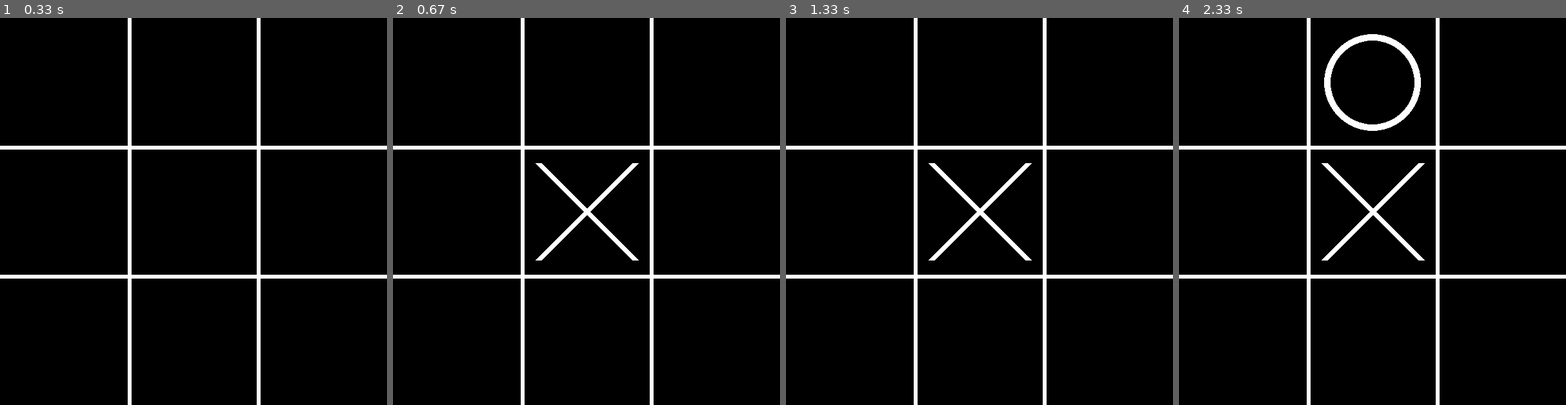
Above: before the commit, frames 1-4 (left to right).
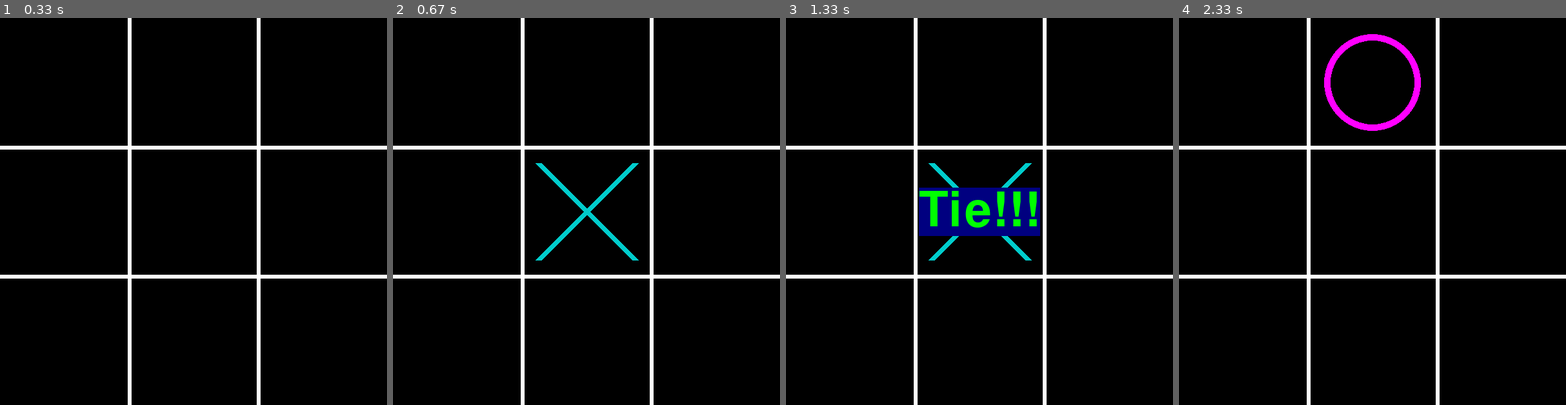
Above: after the commit, the same moments.

Repository: nanutnutna/pygame
Game: pygame game, started from main.py
Same seed, same stepped clock (60 frames per second), same inputs: the game is played once before the commit and once after it.
Inputs (mouse positions are in pixels of both pictures, inside the frame that each line leads up to):
- Up to frame 1 (0.33 s): no input
- Up to frame 2 (0.67 s): click (586, 211) at 0.38 s
- Up to frame 3 (1.33 s): click (979, 234) at 0.72 s
- Up to frame 4 (2.33 s): hold R 1.5-1.97 s; click (1380, 79) at 2.05 s

Frame 1 is identical in both runs. In frame 2, 0.8% of the frame differs, in the area x 36-64%, y 37-63%; in frame 3, 4.3%, in the area x 34-66%, y 37-63%; in frame 4, 2.0%.

Commit message:
tic-tac-toe

Diff:
--- a/main.py
+++ b/main.py
@@ -1,4 +1,5 @@
 import pygame
+import sys
 
 pygame.init()
 pygame.display.set_caption("Tic-Tac-Toe")
@@ -14,11 +15,13 @@
 RED = (255, 0, 0)
 GREEN = (0, 255, 0)
 BLUE = (0, 0, 128)
+WHITE = (255, 255, 255)
+BLACK = (0, 0, 0)
 
-board = [[None]*CH for _ in range(CH)]
+BOARD = [[None]*CH for _ in range(CH)]
 
 def empty(x,y):
-    if board[x][y] == None:
+    if BOARD[x][y] == None:
         return True
     return False
 
@@ -34,75 +37,101 @@
 def draw_symbol(x_,y_,player):
     point = {(0,0):(1,1),(0,1):(1,3),(0,2):(1,5),(1,0):(3,1),(1,1):(3,3),(1,2):(3,5),(2,0):(5,1),(2,1):(5,3),(2,2):(5,5)}
     x,y = point[(x_,y_)]
-    color = (255,255,255)
+    o_color = (255,0,255)
+    x_color = (0,204,204)
     if player == 'O':
-        pygame.draw.circle(frame,color,(HIGHT*x//6,WIDTH*y//6),width=LINE_WIDTH,radius=RADIUS)
+        pygame.draw.circle(frame, o_color, (HIGHT*x//6,WIDTH*y//6), width=LINE_WIDTH, radius=RADIUS)
     else:
         p1,p2 = (HIGHT*x//6,WIDTH*y//6)
-        pygame.draw.lines(frame, color, True, [(p1-RADIUS,p2-RADIUS),(p1+RADIUS,p2+RADIUS)], width=LINE_WIDTH)
-        pygame.draw.lines(frame, color, True, [(p1-RADIUS,p2+RADIUS),(p1+RADIUS,p2-RADIUS)], width=LINE_WIDTH)
+        pygame.draw.lines(frame, x_color, True, [(p1-RADIUS,p2-RADIUS),(p1+RADIUS,p2+RADIUS)], width=LINE_WIDTH)
+        pygame.draw.lines(frame, x_color, True, [(p1-RADIUS,p2+RADIUS),(p1+RADIUS,p2-RADIUS)], width=LINE_WIDTH)
 
 def check_win():
     color = (255,0,0)
     WIN_LINE=15
     #vertical
-    if board[0][0] == board[0][1] == board[0][2] and board[0][0] != None:
+    if BOARD[0][0] == BOARD[0][1] == BOARD[0][2] and BOARD[0][0] != None:
         pygame.draw.line(frame, color,(HIGHT//6,0),(HIGHT//6,WIDTH), width=WIN_LINE)
         return True
-    elif board[1][0] == board[1][1] == board[1][2] and board[1][0] != None:
+    elif BOARD[1][0] == BOARD[1][1] == BOARD[1][2] and BOARD[1][0] != None:
         pygame.draw.line(frame, color,(HIGHT*3//6,0),(HIGHT*3//6,WIDTH),width=WIN_LINE)
         return True
-    elif board[2][0] == board[2][1] == board[2][2] and board[2][0] != None:
+    elif BOARD[2][0] == BOARD[2][1] == BOARD[2][2] and BOARD[2][0] != None:
         pygame.draw.line(frame, color,(HIGHT*5//6,0),(HIGHT*5//6,WIDTH),width=WIN_LINE)
         return True
 
     #horizontal
-    elif board[0][0] == board[1][0] == board[2][0] and board[1][0] != None:
+    elif BOARD[0][0] == BOARD[1][0] == BOARD[2][0] and BOARD[1][0] != None:
         pygame.draw.line(frame,color, (0,WIDTH//6),(HIGHT,WIDTH//6), width=WIN_LINE)
         return True
-    elif board[0][1] == board[1][1] == board[2][1] and board[1][1] != None:
+    elif BOARD[0][1] == BOARD[1][1] == BOARD[2][1] and BOARD[1][1] != None:
         pygame.draw.line(frame,color, (0,WIDTH*3//6),(HIGHT,WIDTH*3//6), width=WIN_LINE)
         return True
-    elif board[0][2] == board[1][2] == board[2][2] and board[1][2] != None:
+    elif BOARD[0][2] == BOARD[1][2] == BOARD[2][2] and BOARD[1][2] != None:
         pygame.draw.line(frame,color, (0,WIDTH*5//6),(HIGHT,WIDTH*5//6), width=WIN_LINE)
         return True
 
     #diagonal
-    elif board[0][0] == board[1][1] == board[2][2] and board[1][1] != None:
+    elif BOARD[0][0] == BOARD[1][1] == BOARD[2][2] and BOARD[1][1] != None:
         pygame.draw.line(frame,color, (0,0),(HIGHT,WIDTH), width=WIN_LINE)
         return True
-    elif board[0][2] == board[1][1] == board[2][0] and board[1][1] != None:
+    elif BOARD[0][2] == BOARD[1][1] == BOARD[2][0] and BOARD[1][1] != None:
         pygame.draw.line(frame,color,(0,HIGHT),(WIDTH,0), width=WIN_LINE)
         return True
     return False
 
 
-def display_win():
-    pass
+def display_win(player):
+    font = pygame.font.Font('freesansbold.ttf',size=HIGHT//8)
+    if player == 'O':
+        text = font.render('O Player WIN!!!', True, GREEN, BLUE)
+    elif player == 'X' :
+        text = font.render('X Player WIN!!!', True, GREEN, BLUE)
+
+    textRect = text.get_rect()
+    textRect.center = (HIGHT // 2, WIDTH // 2)
+    frame.blit(text,textRect)
+
+def display_tie():
+    font = pygame.font.Font('freesansbold.ttf',size=HIGHT//8)
+    text = font.render('Tie!!!', True, GREEN, BLUE)
+    textRect = text.get_rect()
+    textRect.center = (HIGHT // 2, WIDTH // 2)
+    frame.blit(text,textRect)
+
 
 def restart():
-    pass
+    frame.fill(BLACK)
+    draw_grid()
+    for row in range(len(BOARD)):
+        for col in range(len(BOARD)):
+            BOARD[row][col] = None
 
 
-running = True
+game_over = False
 draw_grid()
 player = 'X'
-while running:
+while True:
     for event in pygame.event.get():
         if event.type == pygame.QUIT:
-            running = False
-        if event.type == pygame.MOUSEBUTTONDOWN:
+            pygame.quit()
+            sys.exit()
+        if event.type == pygame.MOUSEBUTTONDOWN and not game_over:
             (x,y) = event.pos
             x_,y_ = int(x//SCALE), int(y//SCALE)
-            print(x_,y_)
             if empty(x_,y_):
-                board[x_][y_] = player
-                print(board)
+                BOARD[x_][y_] = player
                 draw_symbol(x_,y_,player)
                 if check_win():
-                    print('WIN')
-                if player == 'X':
-                    player = 'O'
-                else:
-                    player = 'X'
+                    display_win(player)
+                    game_over = True
+                player = 'O' if player == 'X' else 'X'
+            else:
+                display_tie()
+                game_over = True
+        if event.type == pygame.KEYDOWN:
+            if event.unicode == 'r' or event.unicode == 'R':
+                restart()
+                game_over = False
+
     pygame.display.update()
